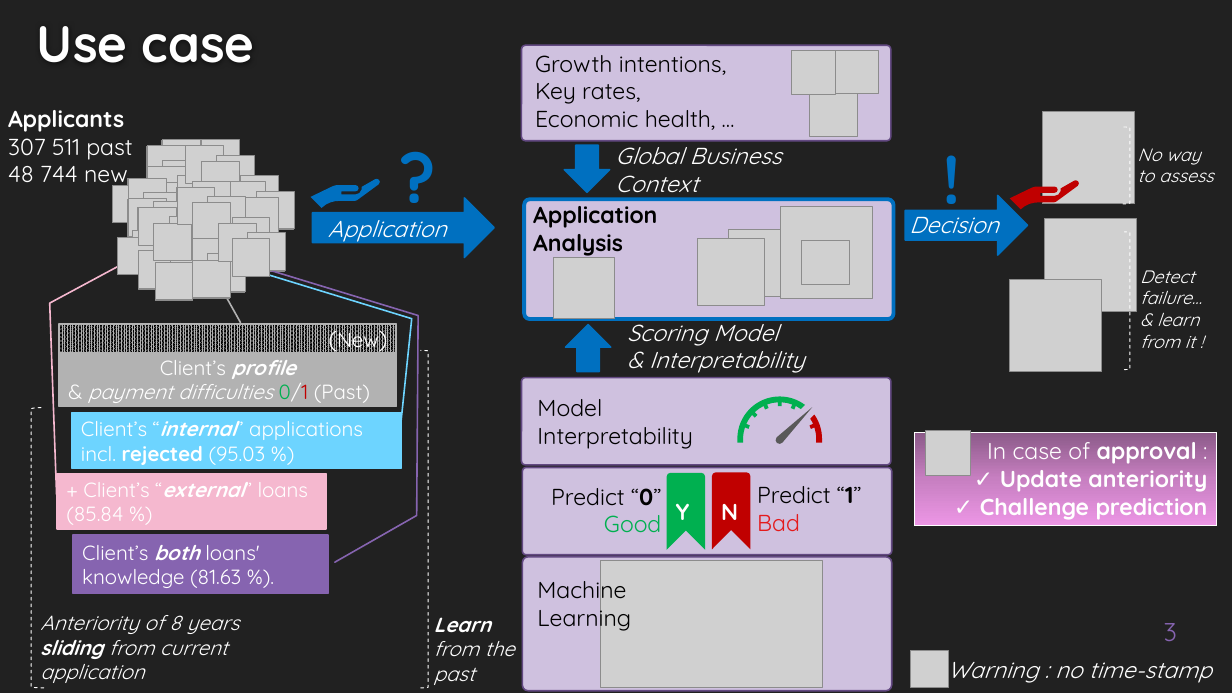
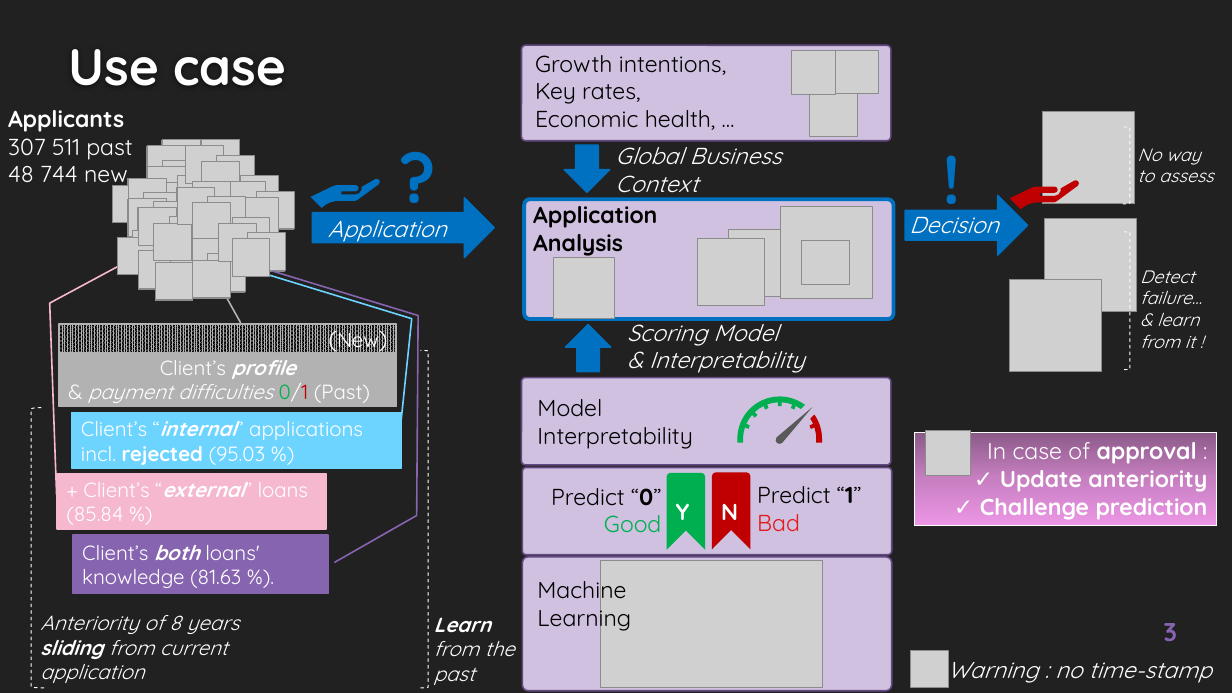
Before and after one commit to EtienneLardeur/P7_Scoring, a slide deck: slide 3 of P7_Support.pptx. Drawn at 1232x693 pixels with LibreOffice and Linux fonts; fonts in the diff are those of the drawing; grey boxes stand for pictures; background and template pictures are left out. Boxes give left, top, right and bottom in pixels: in the first picture for what was removed or moved away, otherwise in the second. Text is boxed around its words. In the diff, an @@ line names an element or a change of style, - is before the commit and + after.

```diff
--- a/P7_Support.pptx
+++ b/P7_Support.pptx
@@ title "Use case": place and size @@
-title "Use case" at [37,26,255,63]
+title "Use case" at [68,49,286,86]
@@ page number at [1164,623,1177,641]: bold on @@
```
Also in this commit, not shown: 7 other slides changed, 5 slides added, 2 slides removed, 1 other file.
